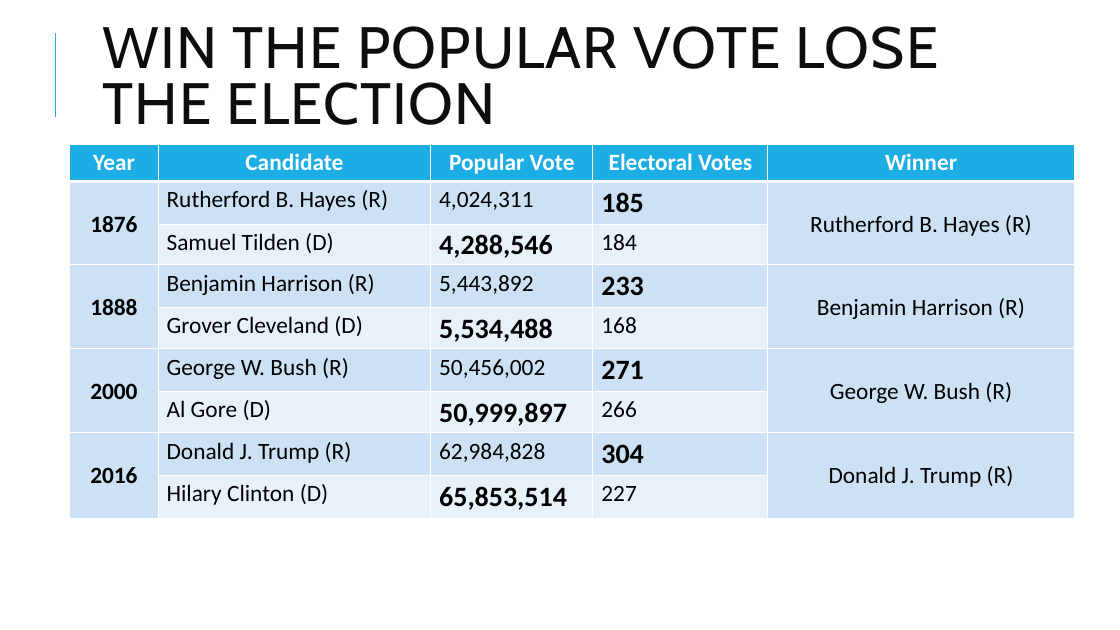
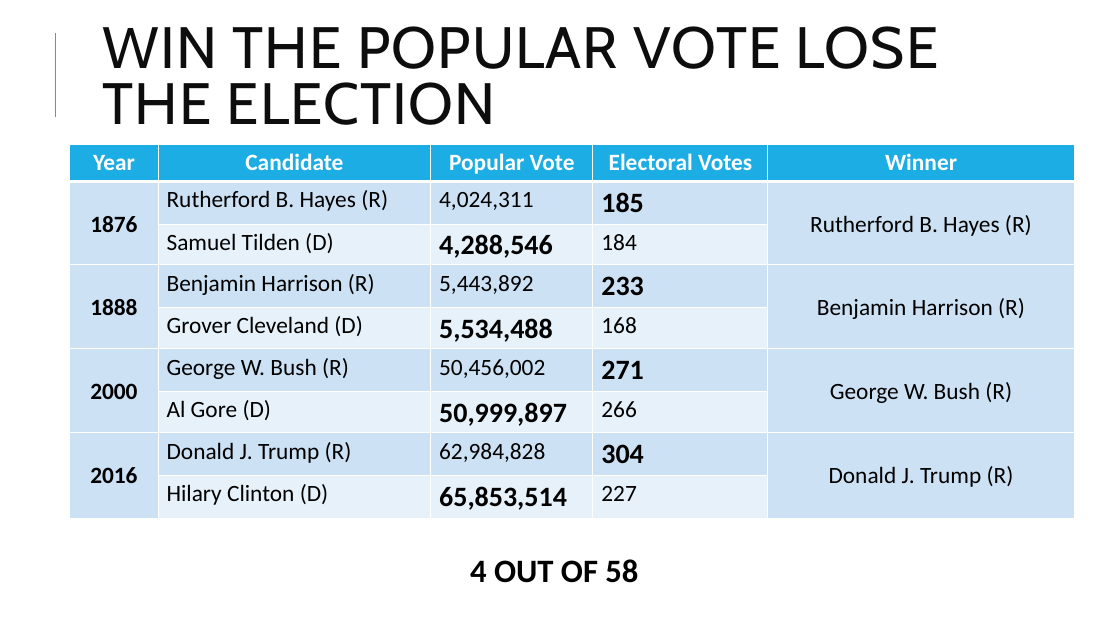
Before and after one commit to ta-data-mexpt/project-dataviz, a slide deck: slide 3 of project-dataviz.pptx. Drawn at 1120x630 pixels with LibreOffice and Linux fonts; fonts in the diff are those of the drawing. Boxes give left, top, right and bottom in pixels: in the first picture for what was removed or moved away, otherwise in the second. Text is boxed around its words. In the diff, an @@ line names an element or a change of style, - is before the commit and + after.

```diff
--- a/project-dataviz.pptx
+++ b/project-dataviz.pptx
@@ text added at (x1=470, y1=559, x2=638, y2=583), 28 pt, text #000000, bold @@
+4 OUT OF 58
```
Also in this commit, not shown: 3 other slides changed, 5 other files.
